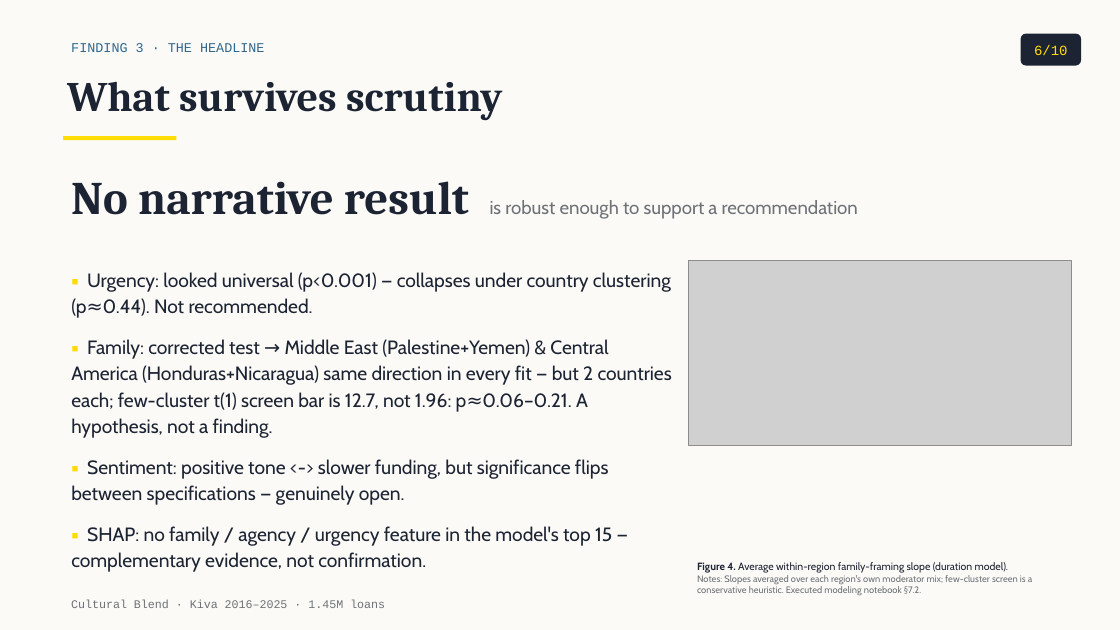
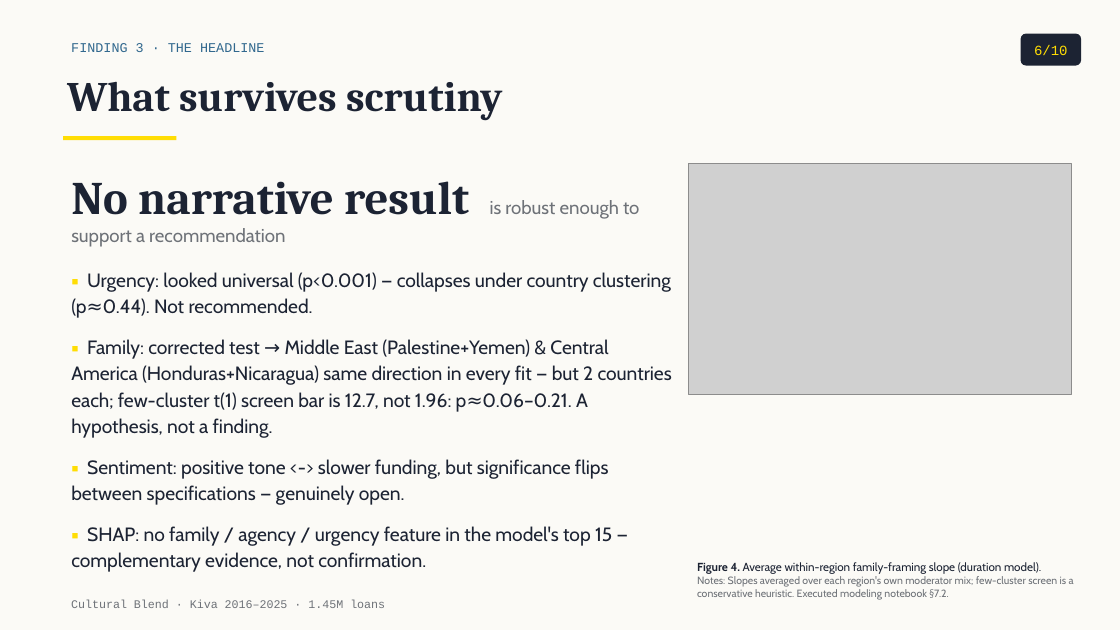
Before and after one commit to tuannm3812/unsw-ma-hackathon-2026, a slide deck: slide 6 of docs/presentation/slides_draft.pptx. Drawn at 1120x630 pixels with LibreOffice and Linux fonts; fonts in the diff are those of the drawing; grey boxes stand for pictures. Boxes give left, top, right and bottom in pixels: in the first picture for what was removed or moved away, otherwise in the second. Text is boxed around its words. In the diff, an @@ line names an element or a change of style, - is before the commit and + after.

```diff
--- a/docs/presentation/slides_draft.pptx
+++ b/docs/presentation/slides_draft.pptx
@@ text "No narrative result is robust ..." rewrapped from [71,181,858,219] to [71,181,639,247] @@
@@ picture: place and size @@
-picture at [689,260,1071,446]
+picture at [689,164,1071,395]
@@ text "Figure 4. Average within-region family-framing ..." at [697,562,1074,600]: size 9 to 10 pt in "Figure 4. Average within-region family-framing slope (durati ..."; size 8 to 9 pt in "Notes: Slopes averaged over each region's own ..." @@
```
Also in this commit, not shown: 7 other slides changed, 22 other files.
